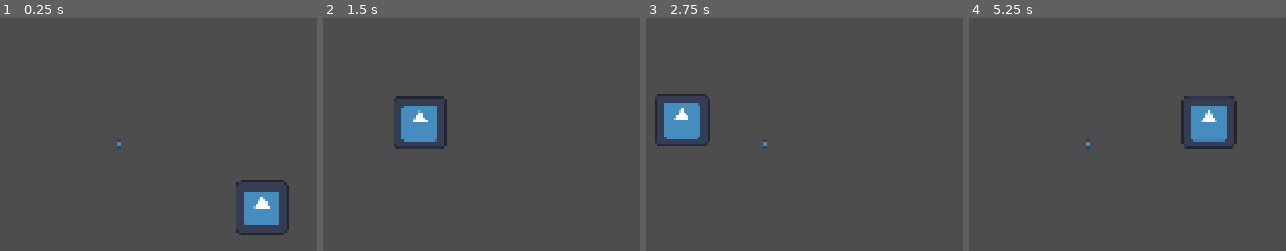
Above: before the commit, frames 1-4 (left to right).
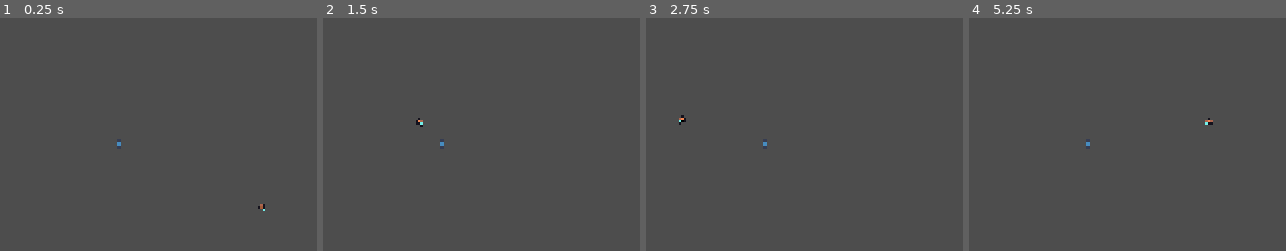
Above: after the commit, the same moments.

Repository: NicholasNg380/GameJame-2026
Game: Godot game, scene res://Scenes/Levels/World.tscn
Two runs of this game, one before a commit and one after it. Both use one fixed random seed, a clock stepped at 60 frames per second and the inputs below. This scene is started directly instead of the project's main scene. The engine's default icon, where the game draws it, is replaced by a stand-in: a white triangle on a blue panel in a dark square.
Inputs:
- Up to frame 1 (0.25 s): no input
- Up to frame 2 (1.5 s): hold D (right) 0.53-1.28 s; hold S (down) from 1.28 s (still down)
- Up to frame 3 (2.75 s): release S (down) at 2.03 s; hold D (right) from 2.03 s (still down)
- Up to frame 4 (5.25 s): release D (right) at 2.78 s; hold W (up) 2.78-3.53 s; hold A (left) 3.53-5.03 s; hold S (down) from 5.03 s (still down)

The runs differ from the first frame. In frame 1, 2.0% of the frame differs, in the area x 74-92%, y 69-94%; in frame 2, 2.3%; in frame 3, 2.3%; in frame 4, 2.5%, in the area x 66-85%, y 33-57%.

Commit message:
Added melee
Melee sprite added and simple connected script to player

Diff:
--- a/Scenes/Levels/RoomStart.tscn
+++ b/Scenes/Levels/RoomStart.tscn
@@ -1,7 +1,8 @@
 [gd_scene format=4 uid="uid://brfu7bf3slm48"]
 
 [ext_resource type="PackedScene" uid="uid://bwpduf828opft" path="res://Tileset/walls.tscn" id="1_60lb5"]
-[ext_resource type="PackedScene" uid="uid://be8qbmt0fe144" path="res://Scenes/Objects/player.tscn" id="1_spvsr"]
+[ext_resource type="PackedScene" uid="uid://j3ilpa66a2iw" path="res://Scenes/Objects/player.tscn" id="1_spvsr"]
+[ext_resource type="PackedScene" uid="uid://u7gpcslf1xmy" path="res://Scenes/Objects/Enemy.tscn" id="3_l3vns"]
 
 [sub_resource type="TileSetScenesCollectionSource" id="TileSetScenesCollectionSource_l3vns"]
 scenes/1/scene = ExtResource("1_60lb5")
@@ -40,3 +41,6 @@
 [node name="SpawnTerminal" type="Node2D" parent="." unique_id=1859525417]
 
 [node name="CharacterBody2D" parent="." unique_id=2130104624 instance=ExtResource("1_spvsr")]
+
+[node name="Enemy" parent="." unique_id=1258840285 instance=ExtResource("3_l3vns")]
+position = Vector2(678, -4)
--- a/Scenes/Objects/Enemy.tscn
+++ b/Scenes/Objects/Enemy.tscn
@@ -1,9 +1,203 @@
 [gd_scene format=3 uid="uid://u7gpcslf1xmy"]
 
-[ext_resource type="Texture2D" uid="uid://bf8kd42k3lea1" path="res://Assets/Sprites/icon.svg" id="1_m1htj"]
 [ext_resource type="Script" uid="uid://cq7cf7c08k0hq" path="res://Scripts/Enemy/Enemy_script.gd" id="1_qlasq"]
+[ext_resource type="Texture2D" uid="uid://3tflq7mtrosa" path="res://Assets/Sprites/melee_sprite-Sheet.png" id="2_qlasq"]
 
 [sub_resource type="RectangleShape2D" id="RectangleShape2D_t3l5w"]
+
+[sub_resource type="AtlasTexture" id="AtlasTexture_mwc6h"]
+atlas = ExtResource("2_qlasq")
+region = Rect2(672, 0, 32, 32)
+
+[sub_resource type="AtlasTexture" id="AtlasTexture_ii3yc"]
+atlas = ExtResource("2_qlasq")
+region = Rect2(704, 0, 32, 32)
+
+[sub_resource type="AtlasTexture" id="AtlasTexture_vxj6b"]
+atlas = ExtResource("2_qlasq")
+region = Rect2(736, 0, 32, 32)
+
+[sub_resource type="AtlasTexture" id="AtlasTexture_5dupr"]
+atlas = ExtResource("2_qlasq")
+region = Rect2(768, 0, 32, 32)
+
+[sub_resource type="AtlasTexture" id="AtlasTexture_wr3rb"]
+atlas = ExtResource("2_qlasq")
+region = Rect2(800, 0, 32, 32)
+
+[sub_resource type="AtlasTexture" id="AtlasTexture_vutls"]
+atlas = ExtResource("2_qlasq")
+region = Rect2(832, 0, 32, 32)
+
+[sub_resource type="AtlasTexture" id="AtlasTexture_tnvv4"]
+atlas = ExtResource("2_qlasq")
+region = Rect2(320, 0, 32, 32)
+
+[sub_resource type="AtlasTexture" id="AtlasTexture_gjfow"]
+atlas = ExtResource("2_qlasq")
+region = Rect2(352, 0, 32, 32)
+
+[sub_resource type="AtlasTexture" id="AtlasTexture_8b8g6"]
+atlas = ExtResource("2_qlasq")
+region = Rect2(384, 0, 32, 32)
+
+[sub_resource type="AtlasTexture" id="AtlasTexture_wps6s"]
+atlas = ExtResource("2_qlasq")
+region = Rect2(320, 0, 32, 32)
+
+[sub_resource type="AtlasTexture" id="AtlasTexture_al0of"]
+atlas = ExtResource("2_qlasq")
+region = Rect2(224, 0, 32, 32)
+
+[sub_resource type="AtlasTexture" id="AtlasTexture_d77cy"]
+atlas = ExtResource("2_qlasq")
+region = Rect2(256, 0, 32, 32)
+
+[sub_resource type="AtlasTexture" id="AtlasTexture_3jfdq"]
+atlas = ExtResource("2_qlasq")
+region = Rect2(288, 0, 32, 32)
+
+[sub_resource type="AtlasTexture" id="AtlasTexture_vxur4"]
+atlas = ExtResource("2_qlasq")
+region = Rect2(416, 0, 32, 32)
+
+[sub_resource type="AtlasTexture" id="AtlasTexture_6wei6"]
+atlas = ExtResource("2_qlasq")
+region = Rect2(448, 0, 32, 32)
+
+[sub_resource type="AtlasTexture" id="AtlasTexture_fvwyc"]
+atlas = ExtResource("2_qlasq")
+region = Rect2(480, 0, 32, 32)
+
+[sub_resource type="AtlasTexture" id="AtlasTexture_xmk3q"]
+atlas = ExtResource("2_qlasq")
+region = Rect2(0, 0, 32, 32)
+
+[sub_resource type="AtlasTexture" id="AtlasTexture_eqdrc"]
+atlas = ExtResource("2_qlasq")
+region = Rect2(32, 0, 32, 32)
+
+[sub_resource type="AtlasTexture" id="AtlasTexture_704u3"]
+atlas = ExtResource("2_qlasq")
+region = Rect2(64, 0, 32, 32)
+
+[sub_resource type="AtlasTexture" id="AtlasTexture_vskop"]
+atlas = ExtResource("2_qlasq")
+region = Rect2(96, 0, 32, 32)
+
+[sub_resource type="AtlasTexture" id="AtlasTexture_luyky"]
+atlas = ExtResource("2_qlasq")
+region = Rect2(128, 0, 32, 32)
+
+[sub_resource type="AtlasTexture" id="AtlasTexture_ea3t4"]
+atlas = ExtResource("2_qlasq")
+region = Rect2(160, 0, 32, 32)
+
+[sub_resource type="AtlasTexture" id="AtlasTexture_hpy50"]
+atlas = ExtResource("2_qlasq")
+region = Rect2(192, 0, 32, 32)
+
+[sub_resource type="SpriteFrames" id="SpriteFrames_ou3y7"]
+animations = [{
+"frames": [{
+"duration": 1.0,
+"texture": SubResource("AtlasTexture_mwc6h")
+}, {
+"duration": 1.0,
+"texture": SubResource("AtlasTexture_ii3yc")
+}, {
+"duration": 1.0,
+"texture": SubResource("AtlasTexture_vxj6b")
+}, {
+"duration": 1.0,
+"texture": SubResource("AtlasTexture_5dupr")
+}, {
+"duration": 1.0,
+"texture": SubResource("AtlasTexture_wr3rb")
+}, {
+"duration": 1.0,
+"texture": SubResource("AtlasTexture_vutls")
+}],
+"loop": 1,
+"name": &"Death",
+"speed": 5.0
+}, {
+"frames": [{
+"duration": 1.0,
+"texture": SubResource("AtlasTexture_tnvv4")
+}, {
+"duration": 1.0,
+"texture": SubResource("AtlasTexture_gjfow")
+}, {
+"duration": 1.0,
+"texture": SubResource("AtlasTexture_8b8g6")
+}],
+"loop": 1,
+"name": &"Left Slash",
+"speed": 8.0
+}, {
+"frames": [{
+"duration": 1.0,
+"texture": SubResource("AtlasTexture_wps6s")
+}, {
+"duration": 1.0,
+"texture": SubResource("AtlasTexture_al0of")
+}, {
+"duration": 1.0,
+"texture": SubResource("AtlasTexture_d77cy")
+}, {
+"duration": 1.0,
+"texture": SubResource("AtlasTexture_3jfdq")
+}],
+"loop": 1,
+"name": &"Parry",
+"speed": 8.0
+}, {
+"frames": [{
+"duration": 1.0,
+"texture": SubResource("AtlasTexture_vxur4")
+}, {
+"duration": 1.0,
+"texture": SubResource("AtlasTexture_6wei6")
+}, {
+"duration": 1.0,
+"texture": SubResource("AtlasTexture_fvwyc")
+}],
+"loop": 1,
+"name": &"Right Slash",
+"speed": 8.0
+}, {
+"frames": [{
+"duration": 1.0,
+"texture": SubResource("AtlasTexture_xmk3q")
+}, {
+"duration": 1.0,
+"texture": SubResource("AtlasTexture_eqdrc")
+}, {
+"duration": 1.0,
+"texture": SubResource("AtlasTexture_704u3")
+}],
+"loop": 1,
+"name": &"Waking up",
+"speed": 6.0
+}, {
+"frames": [{
+"duration": 1.0,
+"texture": SubResource("AtlasTexture_vskop")
+}, {
+"duration": 1.0,
+"texture": SubResource("AtlasTexture_luyky")
+}, {
+"duration": 1.0,
+"texture": SubResource("AtlasTexture_ea3t4")
+}, {
+"duration": 1.0,
+"texture": SubResource("AtlasTexture_hpy50")
+}],
+"loop": 1,
+"name": &"Walking",
+"speed": 5.0
+}]
 
 [node name="Enemy" type="CharacterBody2D" unique_id=1258840285]
 script = ExtResource("1_qlasq")
@@ -11,5 +205,7 @@
 [node name="CollisionShape2D" type="CollisionShape2D" parent="." unique_id=1868702960]
 shape = SubResource("RectangleShape2D_t3l5w")
 
-[node name="Sprite2D" type="Sprite2D" parent="." unique_id=1600529467]
-texture = ExtResource("1_m1htj")
+[node name="AnimatedSprite2D" type="AnimatedSprite2D" parent="." unique_id=1940052134]
+sprite_frames = SubResource("SpriteFrames_ou3y7")
+animation = &"Left Slash"
+frame_progress = 0.5170346
--- /dev/null
+++ b/Scripts/Player/Melee_player_script.gd
@@ -0,0 +1,11 @@
+extends "Player_script.gd"
+
+
+# Called when the node enters the scene tree for the first time.
+func _ready() -> void:
+	pass # Replace with function body.
+
+
+# Called every frame. 'delta' is the elapsed time since the previous frame.
+func _process(delta: float) -> void:
+	pass
--- a/project.godot
+++ b/project.godot
@@ -83,4 +83,5 @@
 
 [rendering]
 
+textures/canvas_textures/default_texture_filter=0
 rendering_device/driver.windows="d3d12"
Binary file added: Assets/Sprites/melee_sprite-Sheet.png
Not shown, added: Assets/Sprites/melee_sprite-Sheet.png.import
Not shown, added: Scripts/Player/Melee_player_script.gd.uid
Not shown, changed: Assets/.DS_Store
